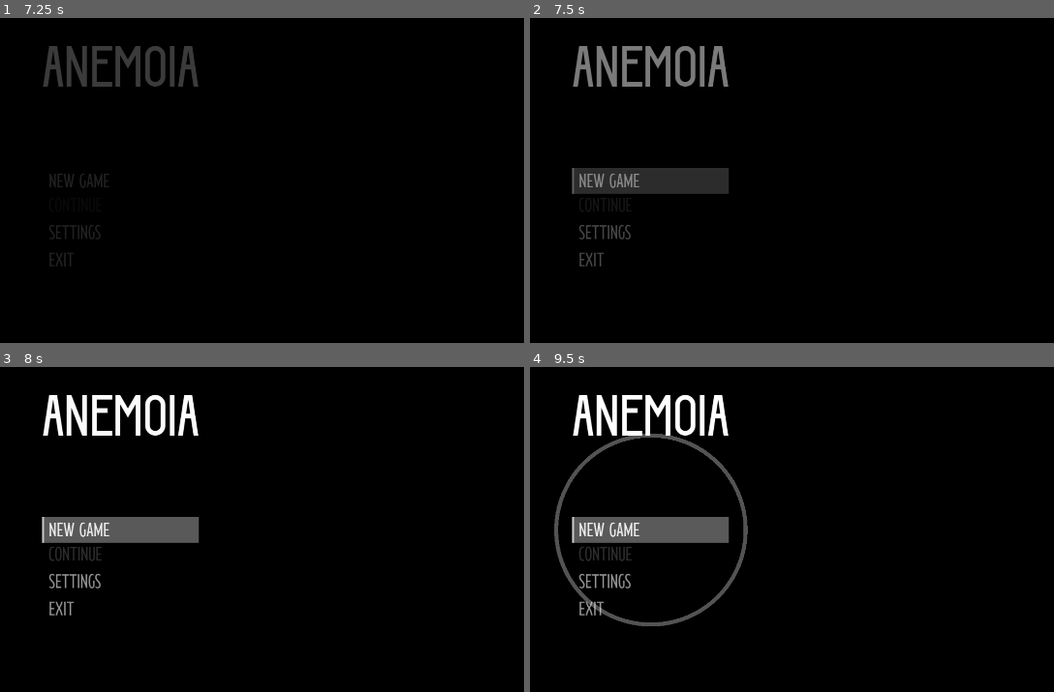
Above: before the commit, frames 1-4 (two rows, left to right).
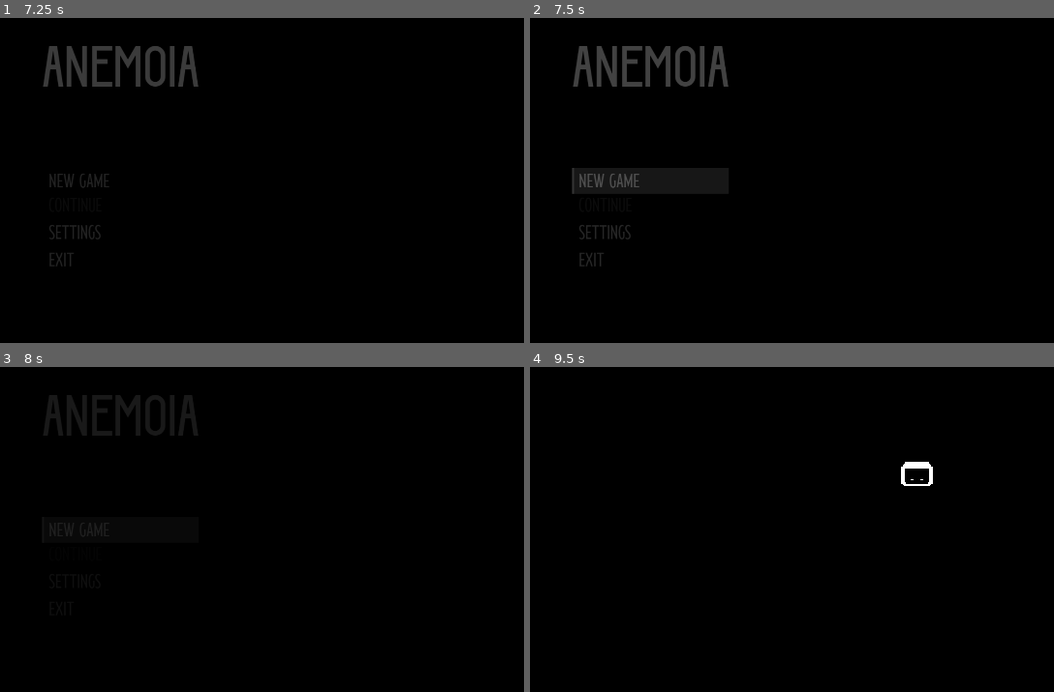
Above: after the commit, the same moments.

Repository: sun-jar/anemoia
Game: Godot game, scene res://scenes/user_interface/SplashScreen.tscn
Two runs of this game, one before a commit and one after it. Both use one fixed random seed, a clock stepped at 60 frames per second and the inputs below. Sound files missing from this copy of the repository are replaced by a short silence.
Inputs (mouse positions are in pixels of both pictures, inside the frame that each line leads up to):
- Up to frame 1 (7.25 s): tap Enter at 0.5, 3.5, 6.5 s; move the mouse to (outside the picture) at 0.52 s; click (outside the picture) at 0.67 s; move the mouse to (230, 151) at 1.27 s; click (230, 151) at 1.42 s; move the mouse to (466, 34) at 2.02 s; click (466, 34) at 2.17 s; tap Space at 2.75, 4.25 s; move the mouse to (345, 216) at 2.77 s; click (345, 216) at 2.92 s; move the mouse to (outside the picture) at 3.52 s; click (outside the picture) at 3.67 s; move the mouse to (157, 63) at 4.27 s; click (157, 63) at 4.42 s; move the mouse to (424, 128) at 5.02 s; click (424, 128) at 5.17 s; move the mouse to (272, 21) at 5.77 s; click (272, 21) at 5.92 s; move the mouse to (outside the picture) at 6.52 s; click (outside the picture) at 6.67 s
- Up to frame 2 (7.5 s): click "NEW GAME" at 7.25 s
- Up to frame 3 (8 s): no input
- Up to frame 4 (9.5 s): click "NEW GAME" at 8 s; click (650, 529) at 8.75 s, where only the run before the commit has a clickable "NEW GAME"

Frame 1 is identical in both runs. In frame 2, 2.2% of the frame differs, in the area x 8-38%, y 8-77%; in frame 3, 4.8%; in frame 4, 6.4%, in the area x 4-77%, y 8-80%.

Commit message:
feat: initialize lab scene (MASIH JOROK POINTS)

Diff:
--- /dev/null
+++ b/scenes/level/TheLaboratory.tscn
@@ -0,0 +1,40 @@
+[gd_scene load_steps=8 format=3 uid="uid://c0676ltae3gea"]
+
+[ext_resource type="Script" path="res://scripts/level/TheLaboratory.gd" id="1_he5fh"]
+[ext_resource type="AudioStream" uid="uid://bjjmqnsqos1mh" path="res://assets/sfx/ComputerBeeps PE190301.wav" id="2_jseq7"]
+[ext_resource type="AudioStream" uid="uid://bj8gmnyojmhs7" path="res://assets/sfx/beep_n_glitch_08.wav" id="3_6p0bx"]
+[ext_resource type="AudioStream" uid="uid://djno2euxrvjdx" path="res://assets/sfx/beep_n_glitch_07.wav" id="4_xanlp"]
+[ext_resource type="AudioStream" uid="uid://ufgl63baue51" path="res://assets/sfx/beep_n_glitch_06.wav" id="5_lu07r"]
+[ext_resource type="Texture2D" uid="uid://dqid1bi8w6hdx" path="res://assets/entity/nameless_sleep_1.png" id="6_wvda1"]
+
+[sub_resource type="RectangleShape2D" id="RectangleShape2D_41wq0"]
+size = Vector2(78, 60)
+
+[node name="TheLaboratory" type="Node2D"]
+script = ExtResource("1_he5fh")
+
+[node name="InitialBeep" type="AudioStreamPlayer" parent="."]
+stream = ExtResource("2_jseq7")
+
+[node name="Beep1" type="AudioStreamPlayer" parent="."]
+stream = ExtResource("3_6p0bx")
+
+[node name="Beep2" type="AudioStreamPlayer" parent="."]
+stream = ExtResource("4_xanlp")
+
+[node name="Beep3" type="AudioStreamPlayer" parent="."]
+stream = ExtResource("5_lu07r")
+
+[node name="PlayerPLACEHOLDER" type="CharacterBody2D" parent="."]
+visible = false
+
+[node name="Sprite2D" type="Sprite2D" parent="PlayerPLACEHOLDER"]
+texture_filter = 1
+scale = Vector2(3, 3)
+texture = ExtResource("6_wvda1")
+
+[node name="CollisionShape2D" type="CollisionShape2D" parent="PlayerPLACEHOLDER"]
+position = Vector2(0, -9)
+shape = SubResource("RectangleShape2D_41wq0")
+
+[node name="Camera2D" type="Camera2D" parent="PlayerPLACEHOLDER"]
--- a/scenes/user_interface/MainMenu.tscn
+++ b/scenes/user_interface/MainMenu.tscn
@@ -1,7 +1,8 @@
-[gd_scene load_steps=5 format=3 uid="uid://cjvytuot3wumt"]
+[gd_scene load_steps=6 format=3 uid="uid://cjvytuot3wumt"]
 
 [ext_resource type="Script" path="res://scripts/user_interface/MainMenu.gd" id="1_4xphw"]
 [ext_resource type="Theme" uid="uid://ckj3o7pvq8kca" path="res://scenes/user_interface/ui_theme.tres" id="1_ki1vk"]
+[ext_resource type="PackedScene" uid="uid://c0676ltae3gea" path="res://scenes/level/TheLaboratory.tscn" id="3_6arnl"]
 [ext_resource type="Script" path="res://scripts/user_interface/button/Hover.gd" id="3_qavlj"]
 [ext_resource type="FontFile" uid="uid://b728vgu6m2eum" path="res://assets/fonts/Falling Dried.ttf" id="3_xo1mm"]
 
@@ -14,6 +15,7 @@
 grow_vertical = 2
 theme = ExtResource("1_ki1vk")
 script = ExtResource("1_4xphw")
+laboratory_scene = ExtResource("3_6arnl")
 
 [node name="ColorRect" type="ColorRect" parent="."]
 modulate = Color(1, 1, 1, 0)
@@ -84,6 +86,7 @@
 
 [connection signal="mouse_entered" from="ColorRect/MarginContainer/HBoxContainer/VBoxContainer/MarginContainer/VBoxContainer/NewGame" to="ColorRect/MarginContainer/HBoxContainer/VBoxContainer/MarginContainer/VBoxContainer/NewGame" method="_on_mouse_entered"]
 [connection signal="mouse_exited" from="ColorRect/MarginContainer/HBoxContainer/VBoxContainer/MarginContainer/VBoxContainer/NewGame" to="ColorRect/MarginContainer/HBoxContainer/VBoxContainer/MarginContainer/VBoxContainer/NewGame" method="_on_mouse_exited"]
+[connection signal="pressed" from="ColorRect/MarginContainer/HBoxContainer/VBoxContainer/MarginContainer/VBoxContainer/NewGame" to="." method="_on_new_game_pressed"]
 [connection signal="mouse_entered" from="ColorRect/MarginContainer/HBoxContainer/VBoxContainer/MarginContainer/VBoxContainer/Continue" to="ColorRect/MarginContainer/HBoxContainer/VBoxContainer/MarginContainer/VBoxContainer/Continue" method="_on_mouse_entered"]
 [connection signal="mouse_exited" from="ColorRect/MarginContainer/HBoxContainer/VBoxContainer/MarginContainer/VBoxContainer/Continue" to="ColorRect/MarginContainer/HBoxContainer/VBoxContainer/MarginContainer/VBoxContainer/Continue" method="_on_mouse_exited"]
 [connection signal="mouse_entered" from="ColorRect/MarginContainer/HBoxContainer/VBoxContainer/MarginContainer/VBoxContainer/Settings" to="ColorRect/MarginContainer/HBoxContainer/VBoxContainer/MarginContainer/VBoxContainer/Settings" method="_on_mouse_entered"]
--- /dev/null
+++ b/scripts/level/TheLaboratory.gd
@@ -0,0 +1,28 @@
+extends Node2D
+
+@onready var nameless_sleep = preload("res://assets/entity/nameless_sleep_1.png")
+@onready var nameless_awake = preload("res://assets/entity/nameless_1.png")
+
+# Called when the node enters the scene tree for the first time.
+func _ready() -> void:
+	var tween = create_tween()
+	tween.tween_interval($InitialBeep.stream.get_length()-2.73)
+	$InitialBeep.play()
+	await tween.finished
+	$PlayerPLACEHOLDER.visible = true
+	$Beep1.play()
+	await $Beep1.finished
+	$Beep2.play()
+	await $Beep2.finished
+	$Beep3.play()
+	await $Beep3.finished
+	tween = create_tween()
+	tween.tween_interval(2)
+	await tween.finished
+	$PlayerPLACEHOLDER/Sprite2D.texture = nameless_awake
+
+
+
+# Called every frame. 'delta' is the elapsed time since the previous frame.
+func _process(_delta: float) -> void:
+	pass
--- a/scripts/user_interface/MainMenu.gd
+++ b/scripts/user_interface/MainMenu.gd
@@ -1,6 +1,7 @@
 extends Control
 
 @onready var hover_stylebox := theme.get_stylebox("hover", "Button") as StyleBoxFlat
+@export var laboratory_scene : PackedScene
 
 var animation_finished = false
 
@@ -27,3 +28,11 @@
 
 func _on_exit_pressed() -> void:
 	get_tree().quit()
+
+func _on_new_game_pressed() -> void:
+	var tween = self.create_tween()
+	tween.set_trans(Tween.TRANS_LINEAR).set_ease(Tween.EASE_IN_OUT)
+	tween.tween_property($ColorRect, "modulate:a", 0.0, 1.0)
+	tween.tween_property(AudioManager.main_menu_theme, "volume_db", -80, 1.0)
+	await tween.finished
+	get_tree().change_scene_to_packed(laboratory_scene)
Binary file added: assets/entity/nameless_1.png
Not shown, added: assets/entity/nameless_1.png.import
Binary file added: assets/entity/nameless_sleep_1.png
Not shown, added: assets/entity/nameless_sleep_1.png.import
Not shown, added: assets/sfx/ComputerBeeps PE190301.wav.import
Not shown, added: assets/sfx/beep_n_glitch_06.wav.import
Not shown, added: assets/sfx/beep_n_glitch_07.wav.import
Not shown, added: assets/sfx/beep_n_glitch_08.wav.import
Not shown, added: assets/sfx/ComputerBeeps PE190301.wav
Not shown, added: assets/sfx/beep_n_glitch_06.wav
Not shown, added: assets/sfx/beep_n_glitch_07.wav
Not shown, added: assets/sfx/beep_n_glitch_08.wav
